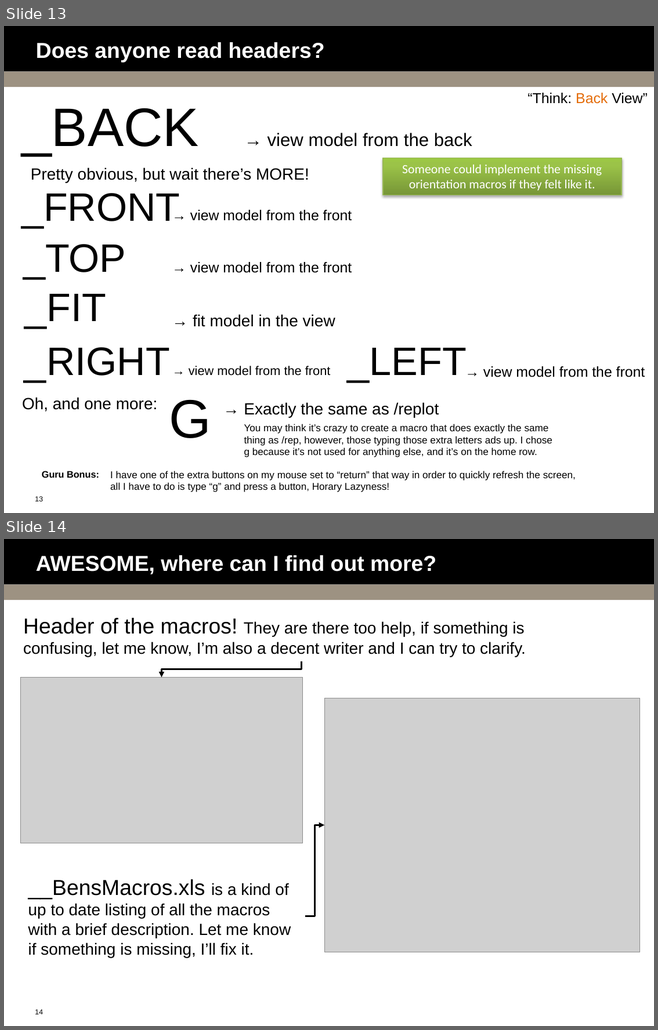
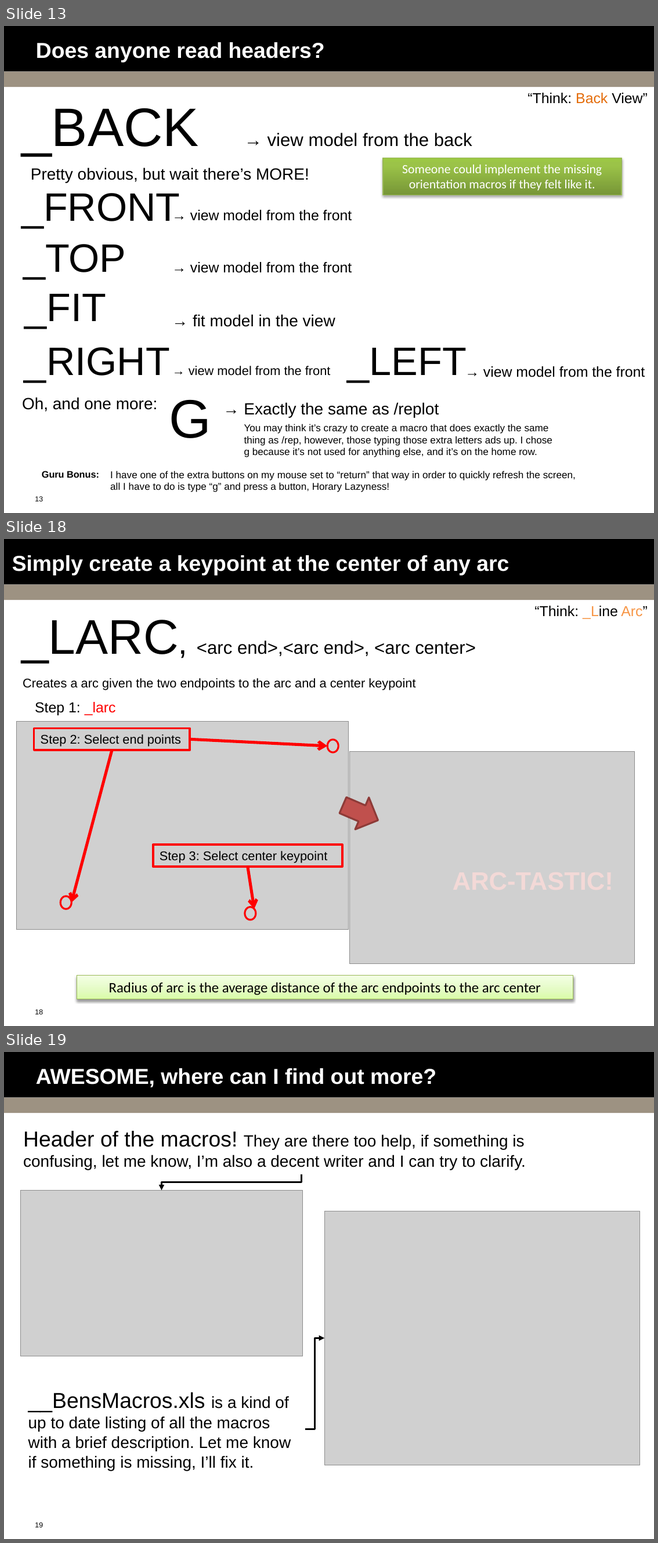
Before and after one commit to bguest/ansys-macros, a slide deck: Macro-Mania.pptx. Shown one above the other, each under a label of ours: slides 13 and 14 before the commit, slides 13, 18 and 19 after it; the slides between them are not shown. The pictures are 658x1030 and 658x1543 pixels, drawn with LibreOffice and Linux fonts; fonts in the diff are those of the drawing; grey boxes stand for pictures; background and template pictures are left out. Boxes give left, top, right and bottom in pixels: in the first picture for what was removed or moved away, otherwise in the second. Text is boxed around its words. In the diff, an @@ line names an element or a change of style, - is before the commit and + after.

```diff
--- a/Macro-Mania.pptx
+++ b/Macro-Mania.pptx
@@ slide 18 added at [4, 539, 654, 1026], background #FFFFFF; not listed: 3 template elements that a slide beside it also shows @@
@@ title added at [12, 555, 509, 576], 24 pt, text #FFFFFF, bold @@
+Simply create a keypoint at the center of any arc
@@ text added at [534, 606, 647, 619], 16 pt, text #000000 @@
+“Think: _Line Arc”
@@ text added at [21, 620, 476, 663], 20 pt, text #000000 @@
+_LARC, <arc end>,<arc end>, <arc center>
@@ text added at [23, 678, 415, 690], 14 pt, text #000000 @@
+Creates a arc given the two endpoints to the arc and a center keypoint
@@ text added at [35, 702, 116, 715], 16 pt, text #000000 @@
+Step 1: _larc
@@ picture added at [16, 722, 349, 930] @@
@@ rectangle added at [34, 729, 190, 751], outline #FF0000 2.25 pt, 14 pt, text #000000 @@
+Step 2: Select end points
@@ arrow added from (190, 739) to (327, 746), #FF0000 3.25 pt @@
@@ ellipse added at [327, 740, 338, 752], outline #FF0000 2 pt @@
@@ arrow added from (112, 750) to (71, 903), #FF0000 3.25 pt @@
@@ picture added at [350, 752, 635, 964] @@
@@ right arrow added at [336, 790, 384, 836], fill #C0504D, outline #8E3B39 2 pt @@
@@ rectangle added at [152, 845, 342, 867], outline #FF0000 2.25 pt, 14 pt, text #000000 @@
+Step 3: Select center keypoint
@@ arrow added from (248, 866) to (254, 909), #FF0000 3.25 pt @@
@@ text added at [446, 862, 625, 899], 28 pt, text gradient #FBF3F3 to #F3D9D8 to #E38C8B, bold @@
+ARC-TASTIC!
@@ ellipse added at [60, 896, 71, 909], outline #FF0000 2 pt @@
@@ ellipse added at [244, 907, 255, 920], outline #FF0000 2 pt @@
@@ rectangle added at [76, 976, 572, 1000], fill gradient #DAFDA7 to #E4FCC2 to #F5FFE7, outline #98B955 0.75 pt, 16 pt, text #000000 @@
+Radius of arc is the average distance of the arc endpoints to the arc center
@@ what was slide 14 is now slide 19 @@
@@ page number at [35, 1522, 43, 1528]: text changed @@
-14
+19
```
Also in this commit, not shown: 4 other slides added, 2 other files.
